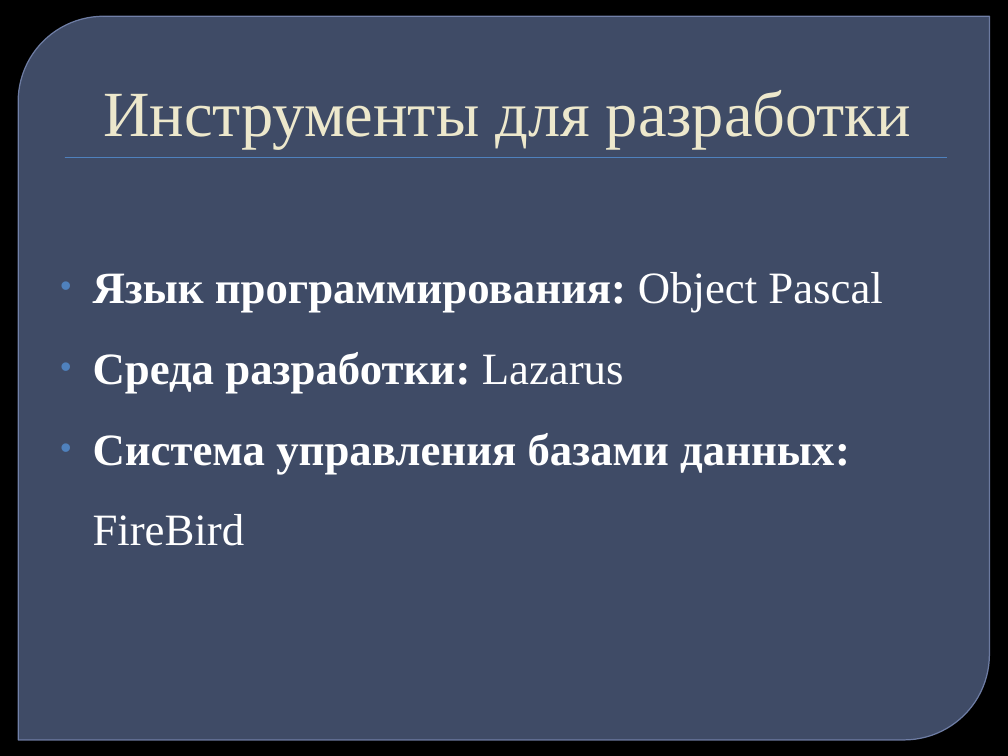
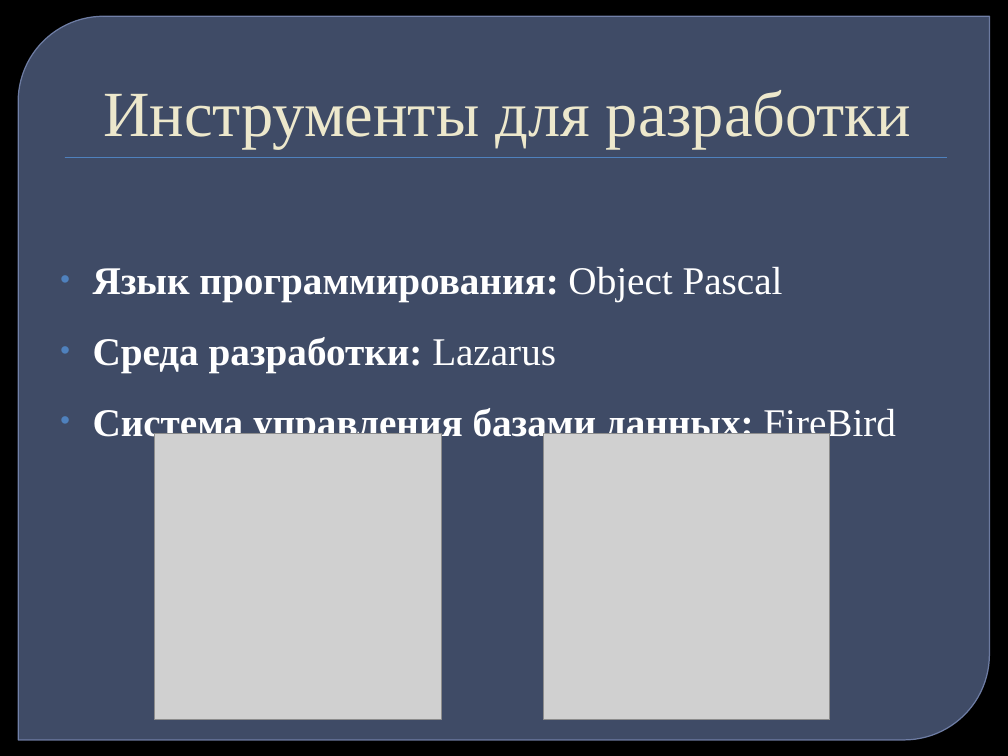
Before and after one commit to prog-kkkmt/p1-17, a slide deck: slide 2 of Курсовая/Презентация.pptx. Drawn at 1008x756 pixels with LibreOffice and Linux fonts; fonts in the diff are those of the drawing; grey boxes stand for pictures; background and template pictures are left out. Boxes give left, top, right and bottom in pixels: in the first picture for what was removed or moved away, otherwise in the second. Text is boxed around its words. In the diff, an @@ line names an element or a change of style, - is before the commit and + after.

```diff
--- a/Курсовая/Презентация.pptx
+++ b/Курсовая/Презентация.pptx
@@ text "Язык программирования: Object Pascal" at [93, 267, 896, 443]: size 32 to 28 pt @@
@@ picture added at [155, 433, 442, 720] @@
@@ picture added at [543, 433, 830, 720] @@
```
Also in this commit, not shown: 18 other files.
